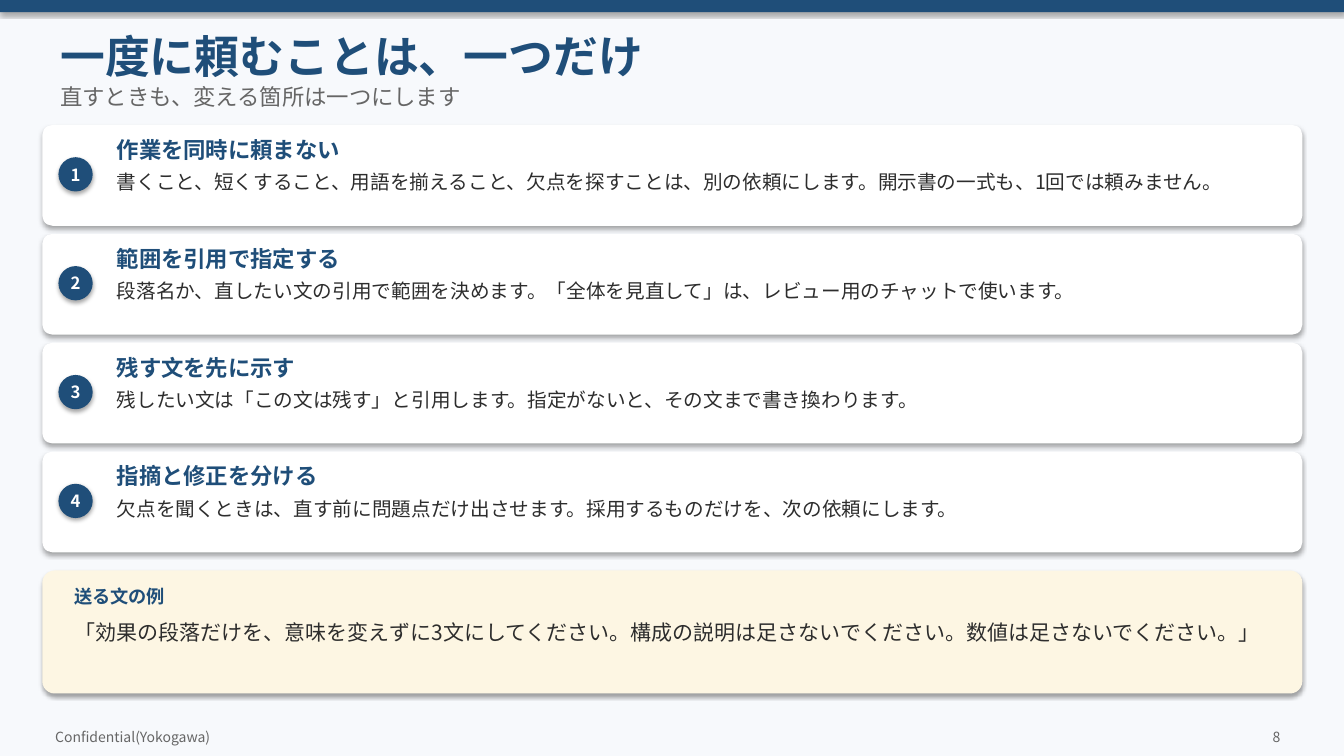
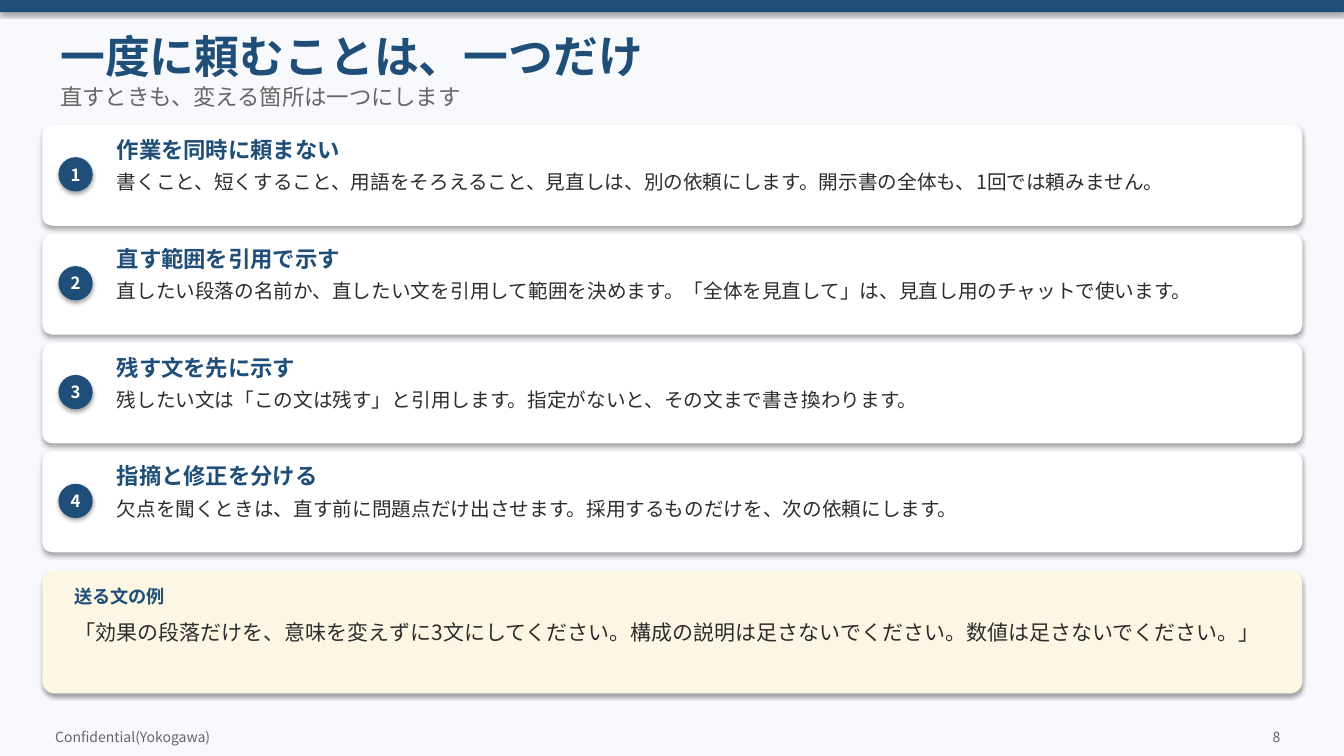
Before and after one commit to zhexingwang/ppt, a slide deck: slide 8 of decks/06_Copilot使いこなし/Copilot使いこなしのコツ.pptx. Drawn at 1344x756 pixels with LibreOffice and Linux fonts; fonts in the diff are those of the drawing. Boxes give left, top, right and bottom in pixels: in the first picture for what was removed or moved away, otherwise in the second. Text is boxed around its words. In the diff, an @@ line names an element or a change of style, - is before the commit and + after.

```diff
--- a/decks/06_Copilot使いこなし/Copilot使いこなしのコツ.pptx
+++ b/decks/06_Copilot使いこなし/Copilot使いこなしのコツ.pptx
@@ text at (117, 172, 1164, 191): text changed @@
-書くこと、短くすること、用語を揃えること、欠点を探すことは、別の依頼にします。開示書の一式も、1回では頼みません。
+書くこと、短くすること、用語をそろえること、見直しは、別の依頼にします。開示書の全体も、1回では頼みません。
@@ text at (117, 248, 340, 269): text changed @@
-範囲を引用で指定する
+直す範囲を引用で示す
@@ text at (117, 281, 1192, 300): text changed @@
-段落名か、直したい文の引用で範囲を決めます。「全体を見直して」は、レビュー用のチャットで使います。
+直したい段落の名前か、直したい文を引用して範囲を決めます。「全体を見直して」は、見直し用のチャットで使います。
```
Also in this commit, not shown: 13 other slides changed, 19 other files.
